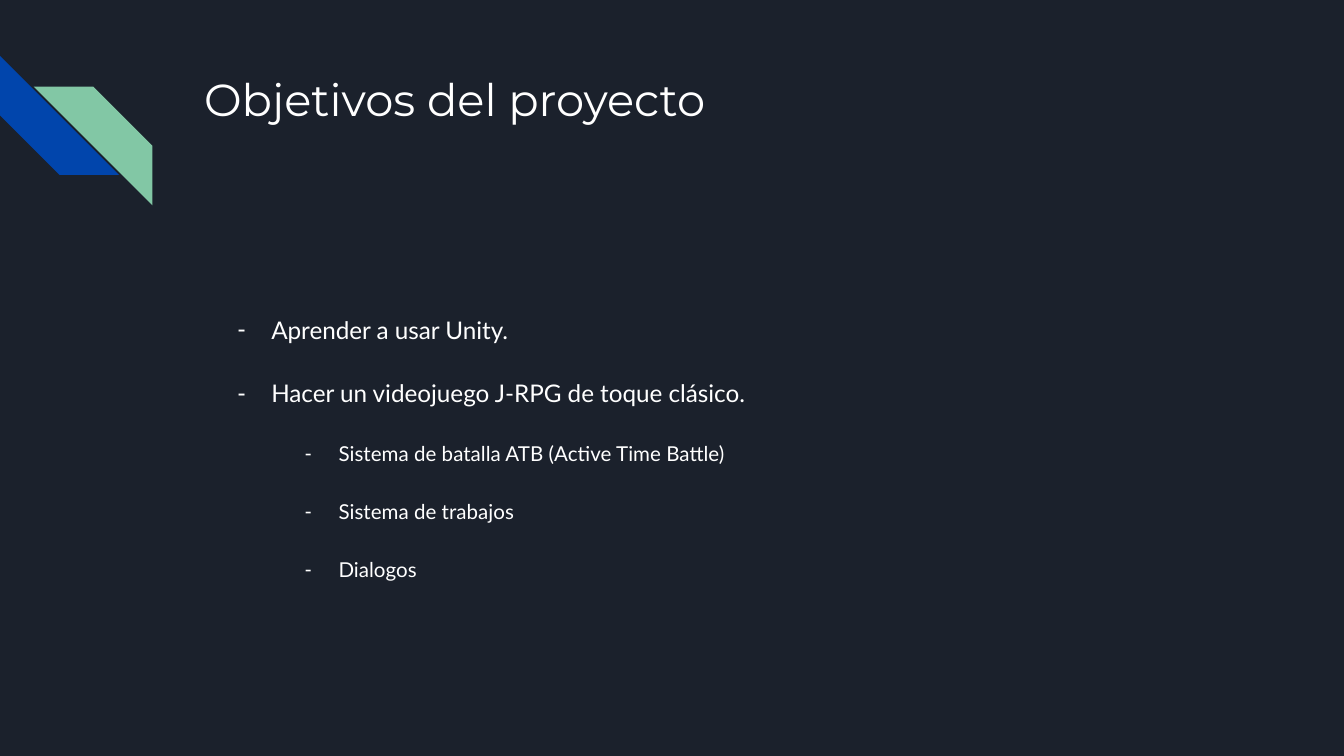
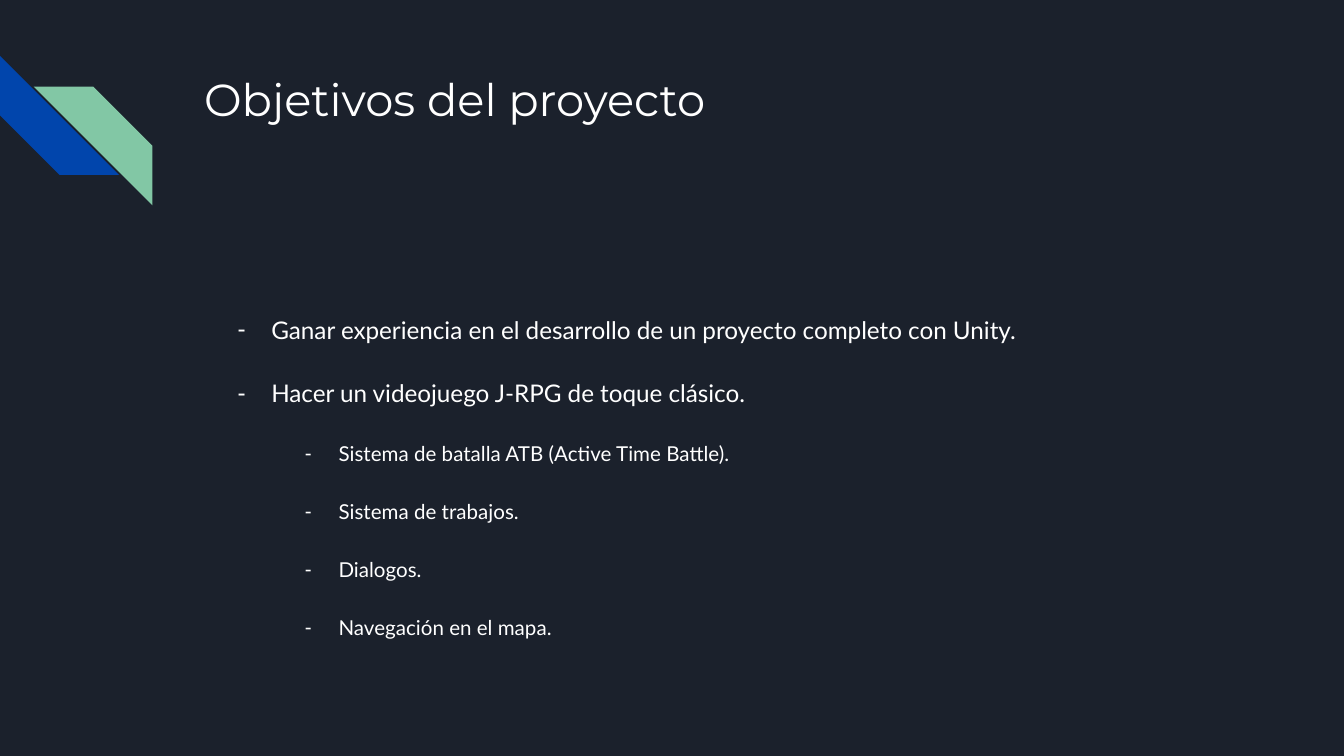
Before and after one commit to broxigar91/TFG, a slide deck: slide 3 of TFG.pptx. Drawn at 1344x756 pixels with LibreOffice and Linux fonts; fonts in the diff are those of the drawing. Boxes give left, top, right and bottom in pixels: in the first picture for what was removed or moved away, otherwise in the second. Text is boxed around its words. In the diff, an @@ line names an element or a change of style, - is before the commit and + after.

Commit message:
presentacion

```diff
--- a/TFG.pptx
+++ b/TFG.pptx
@@ text at box(271, 321, 1016, 343): text changed @@
-– Aprender a usar Unity.
+– Ganar experiencia en el desarrollo de un proyecto completo con Unity.
@@ text at box(339, 445, 729, 639): text changed @@
-  – Sistema de batalla ATB (Active Time Battle)
-  – Sistema de trabajos
-  – Dialogos
+  – Sistema de batalla ATB (Active Time Battle).
+  – Sistema de trabajos.
+  – Dialogos.
+  – Navegación en el mapa.
```
Also in this commit, not shown: 1 other slide changed.
